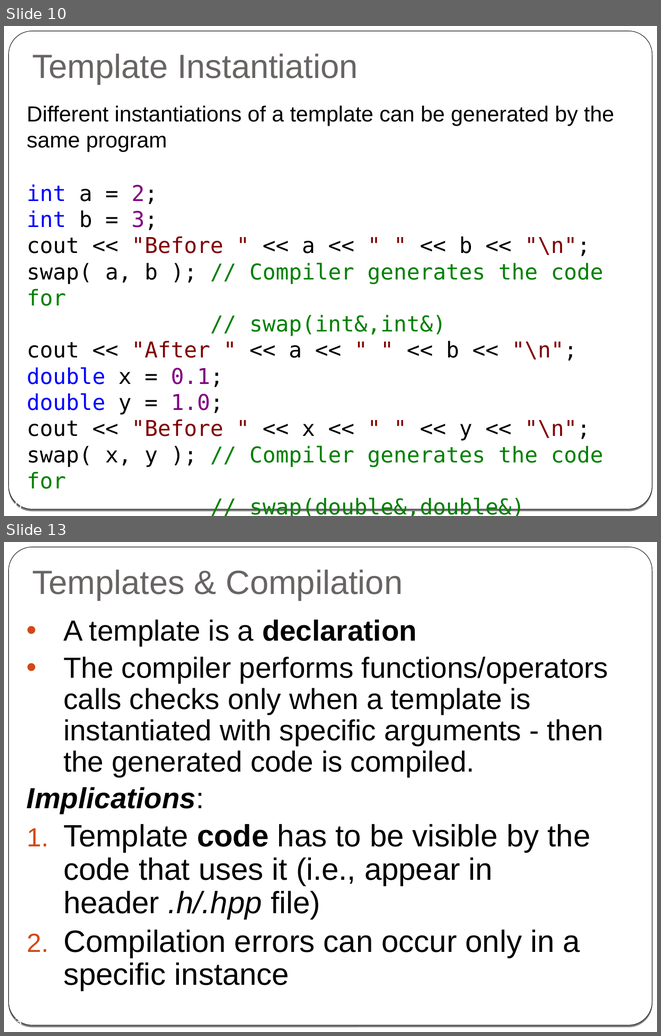
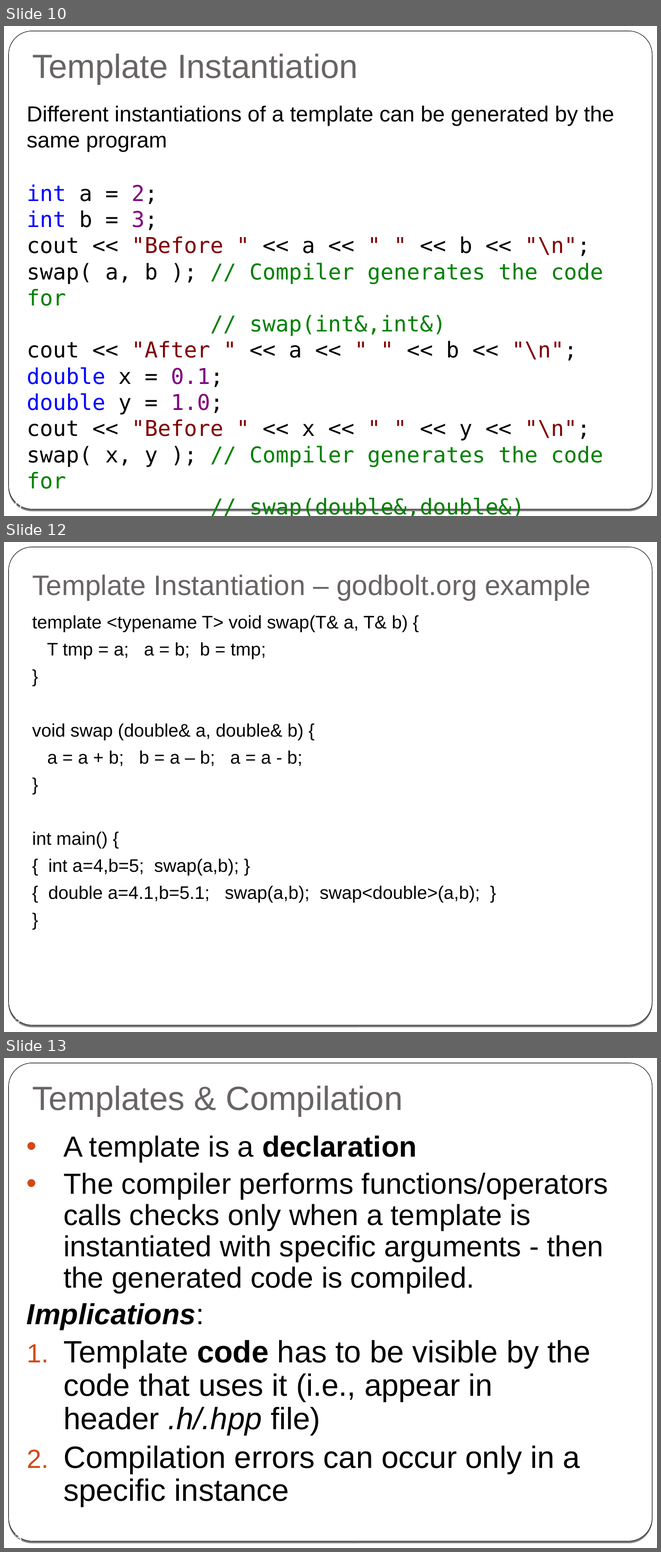
Before and after one commit to cpp-at-ariel/cpp-5778, a slide deck: week08-templates/slides.odp. Shown one above the other, each under a label of ours: slides 10 and 13 before the commit, slides 10, 12 and 13 after it; the slides between them are not shown. The pictures are 661x1036 and 661x1552 pixels, drawn with LibreOffice and Linux fonts; fonts in the diff are those of the drawing. Boxes give left, top, right and bottom in pixels: in the first picture for what was removed or moved away, otherwise in the second. Text is boxed around its words. In the diff, an @@ line names an element or a change of style, - is before the commit and + after.

```diff
--- a/week08-templates/slides.odp
+++ b/week08-templates/slides.odp
@@ slide 12 added at bbox=[4, 542, 657, 1032], background gradient #000000 to #FFFFFF; not listed: 2 template elements that a slide beside it also shows @@
@@ title added at bbox=[32, 574, 591, 601], 31 pt, text #696464 @@
+Template Instantiation – godbolt.org example
@@ text added at bbox=[32, 615, 480, 902], 20 pt, text #000000 @@
+template <typename T> void swap(T& a, T& b) {
+T tmp = a; a = b; b = tmp;
+}
+void swap (double& a, double& b) {
+a = a + b; b = a – b; a = a - b;
+}
+int main() {
+{ int a=4,b=5; swap(a,b); }
+{ double a=4.1,b=5.1; swap(a,b); swap<double>(a,b); }
+}
@@ page number added at bbox=[8, 1015, 22, 1025], 14 pt, text #FFFFFF @@
+12
```
Also in this commit, not shown: 7 slides changed, 1 slide removed, 15 other files.
